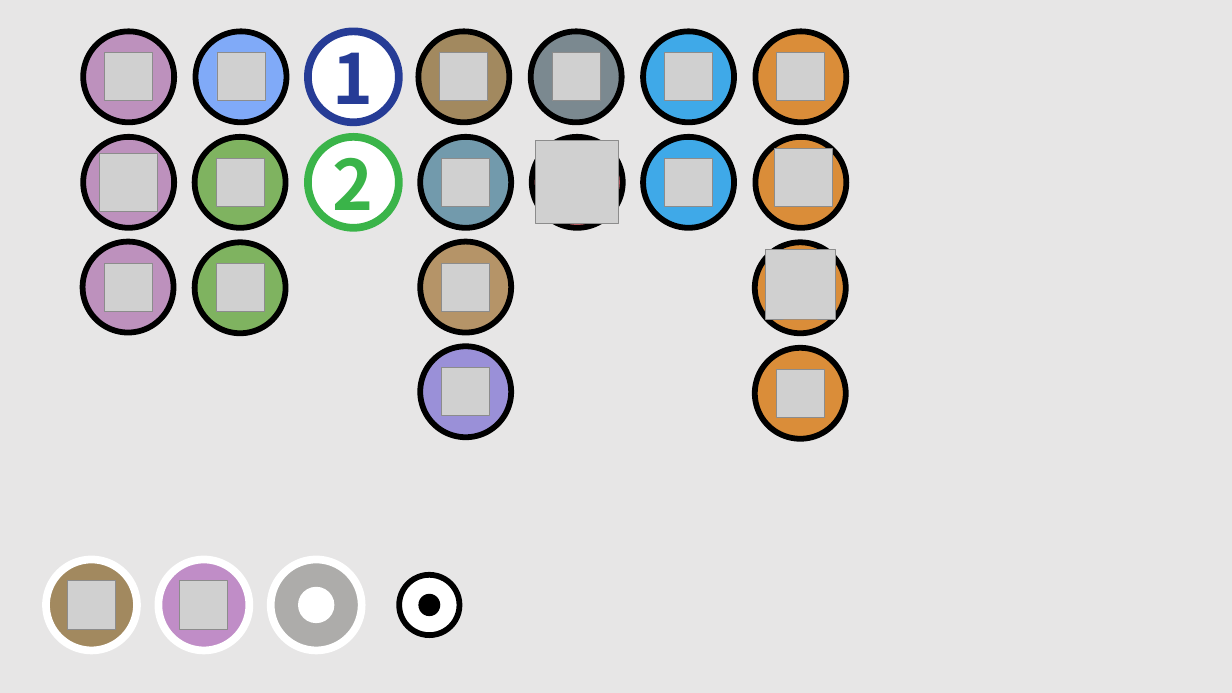
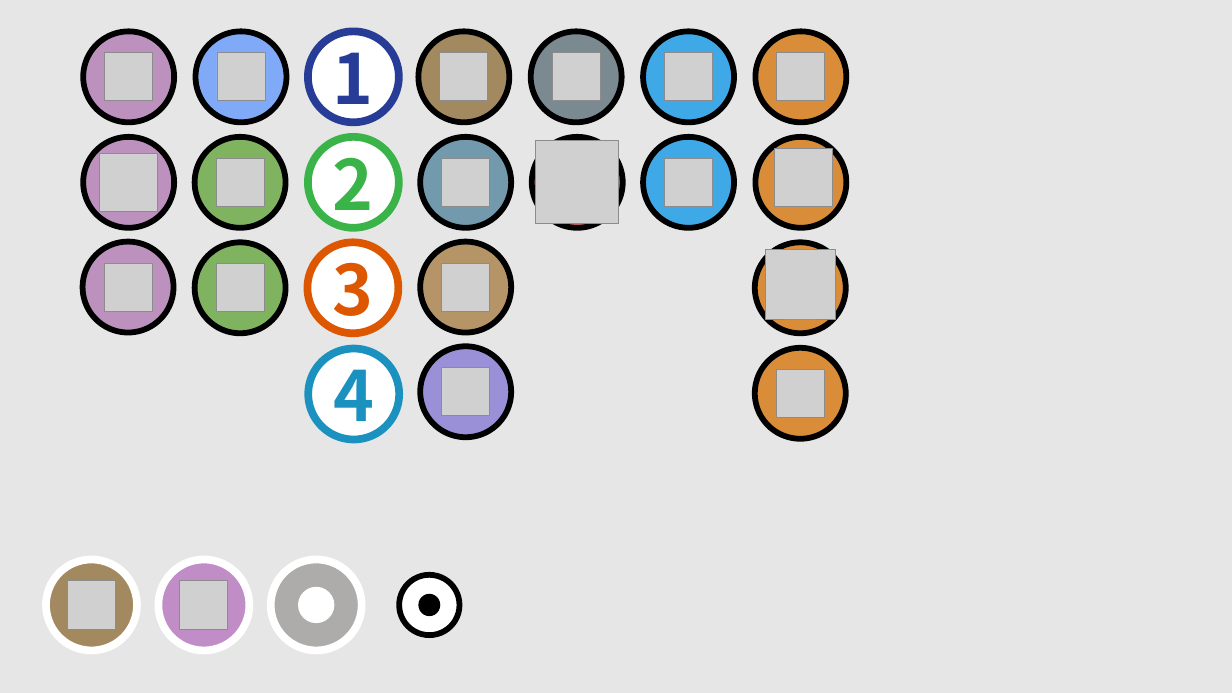
Before and after one commit to kevalsil/map, a slide deck: slide 1 of pinImages/아이콘제작.pptx. Drawn at 1232x693 pixels with LibreOffice and Linux fonts; fonts in the diff are those of the drawing; grey boxes stand for pictures. Boxes give left, top, right and bottom in pixels: in the first picture for what was removed or moved away, otherwise in the second. Text is boxed around its words. In the diff, an @@ line names an element or a change of style, - is before the commit and + after.

```diff
--- a/pinImages/아이콘제작.pptx
+++ b/pinImages/아이콘제작.pptx
@@ ellipse added at <box>308,242,398,333</box>, fill #FFFFFF, outline #DC5700 6 pt, 54 pt, text #DC5700, bold @@
+3
@@ ellipse added at <box>309,348,399,439</box>, fill #FFFFFF, outline #1B91BF 6 pt, 54 pt, text #1B91BF, bold @@
+4
```
Also in this commit, not shown: 3 other files.
